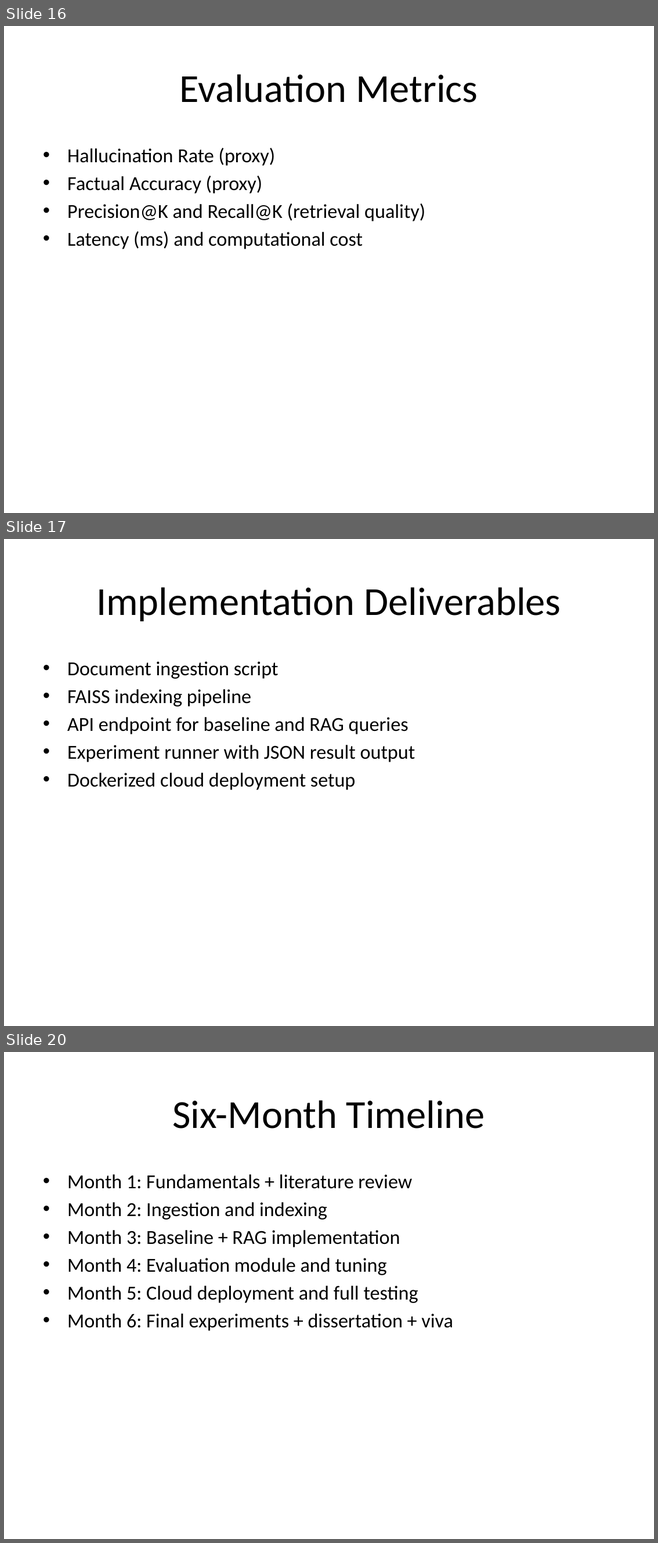
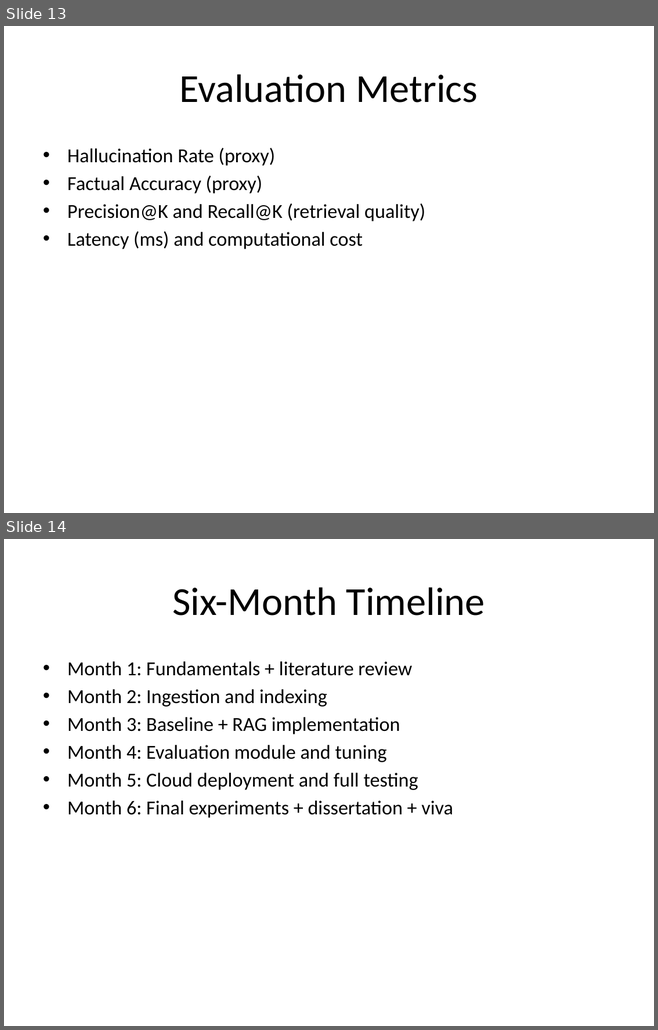
Before and after one commit to sundar0004/-Cloud-Based-RAG, a slide deck: docs/MSc_RAG_Project_Vels_University.pptx. Shown one above the other, each under a label of ours: slides 16, 17 and 20 before the commit, slides 13 and 14 after it; the slides between them are not shown. The pictures are 658x1543 and 658x1030 pixels, drawn with LibreOffice and Linux fonts; fonts in the diff are those of the drawing. Boxes give left, top, right and bottom in pixels: in the first picture for what was removed or moved away, otherwise in the second. Text is boxed around its words. In the diff, an @@ line names an element or a change of style, - is before the commit and + after.

```diff
--- a/docs/MSc_RAG_Project_Vels_University.pptx
+++ b/docs/MSc_RAG_Project_Vels_University.pptx
@@ slide 17 removed at box(4, 539, 654, 1026), background #FFFFFF @@
@@ title removed at box(96, 587, 560, 621) @@
-Implementation Deliverables
@@ text removed at box(67, 661, 415, 790) @@
-• Document ingestion script
-• FAISS indexing pipeline
-• API endpoint for baseline and RAG queries
-• Experiment runner with JSON result output
-• Dockerized cloud deployment setup
@@ what was slide 16 is now slide 13 @@
@@ what was slide 20 is now slide 14 @@
```
Also in this commit, not shown: 1 slide added, 5 other slides removed, 3 other files.
